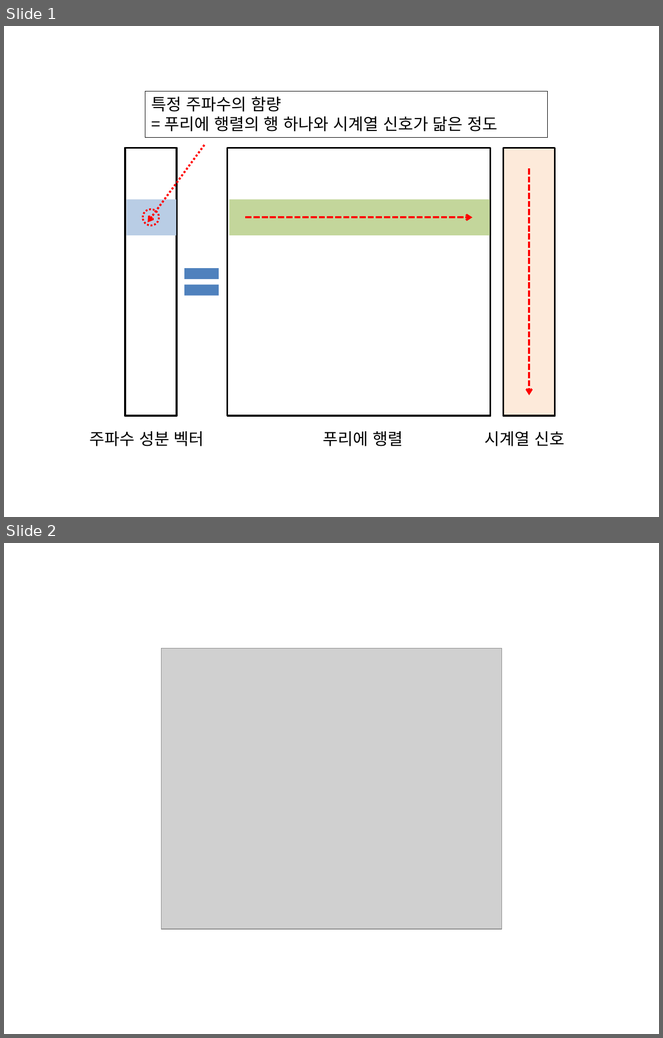
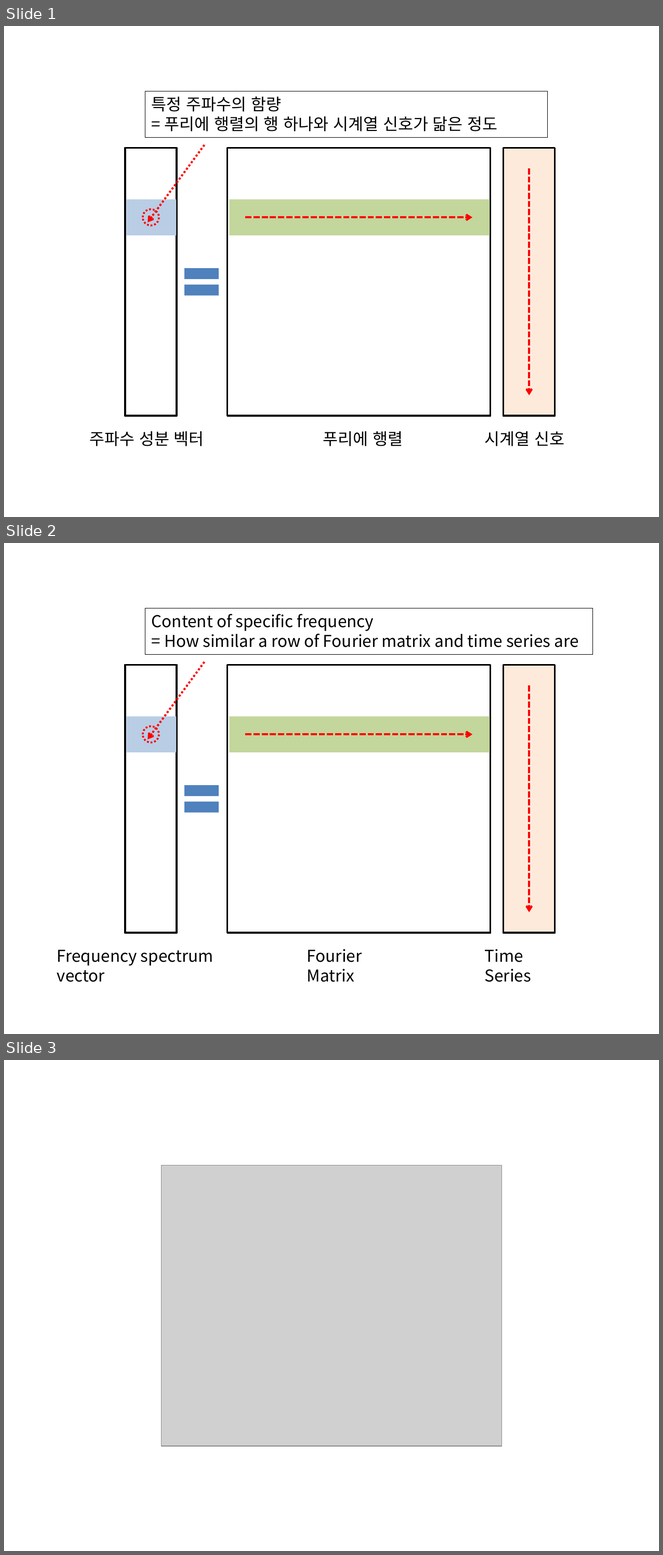
Before and after one commit to answeredbyablemind/answeredbyablemind.github.io, a slide deck: pics/2019-07-14-Freq_Sampling/pics.pptx. Shown one above the other, each under a label of ours: slides 1 and 2 before the commit, slides 1, 2 and 3 after it. The pictures are 663x1038 and 663x1555 pixels, drawn with LibreOffice and Linux fonts; fonts in the diff are those of the drawing; grey boxes stand for pictures. Boxes give left, top, right and bottom in pixels: in the first picture for what was removed or moved away, otherwise in the second. Text is boxed around its words. In the diff, an @@ line names an element or a change of style, - is before the commit and + after.

Commit message:
Matrix_as_Linear_Transformation_English

```diff
--- a/pics/2019-07-14-Freq_Sampling/pics.pptx
+++ b/pics/2019-07-14-Freq_Sampling/pics.pptx
@@ slide 2 added at box(4, 543, 659, 1034), background #FFFFFF @@
@@ rectangle added at box(145, 608, 592, 654), outline #000000 0.75 pt, 18 pt, text #000000 @@
+Content of specific frequency
+= How similar a row of Fourier matrix and time series are
@@ rectangle added at box(125, 665, 177, 933), fill #FFFFFF, outline #000000 2 pt @@
@@ arrow added from (205, 662) to (148, 740), #FF0000 2.25 pt dashed @@
@@ rectangle added at box(228, 665, 491, 933), fill #FFFFFF, outline #000000 2 pt @@
@@ rectangle added at box(503, 665, 555, 933), fill #FDEADA, outline #000000 2 pt @@
@@ arrow added from (530, 686) to (530, 913), #FF0000 2.25 pt dashed @@
@@ rectangle added at box(127, 717, 176, 753), fill #B9CDE5 @@
@@ ellipse added at box(143, 727, 159, 743), outline #FF0000 2 pt dashed @@
@@ rectangle added at box(229, 717, 490, 753), fill #C3D69B @@
@@ arrow added from (246, 734) to (473, 734), #FF0000 2.25 pt dashed @@
@@ math equal added at box(178, 775, 225, 822), fill #4F81BD @@
@@ text added at box(57, 950, 214, 982), 18 pt, text #000000 @@
+Frequency spectrum vector
@@ text added at box(307, 949, 362, 982), 18 pt, text #000000 @@
+Fourier Matrix
@@ text added at box(485, 949, 531, 982), 18 pt, text #000000 @@
+Time Series
@@ what was slide 2 is now slide 3 @@
```
Also in this commit, not shown: 3 other slides added, 5 other files.
